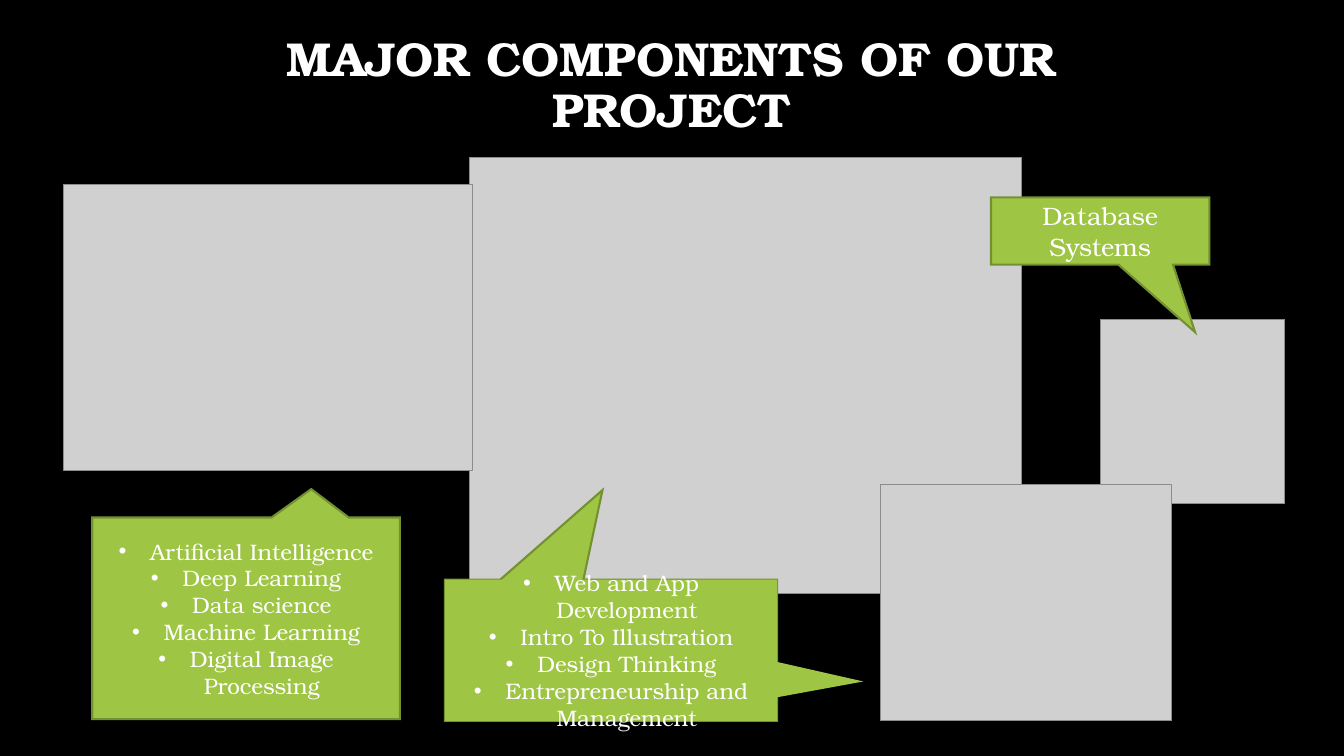
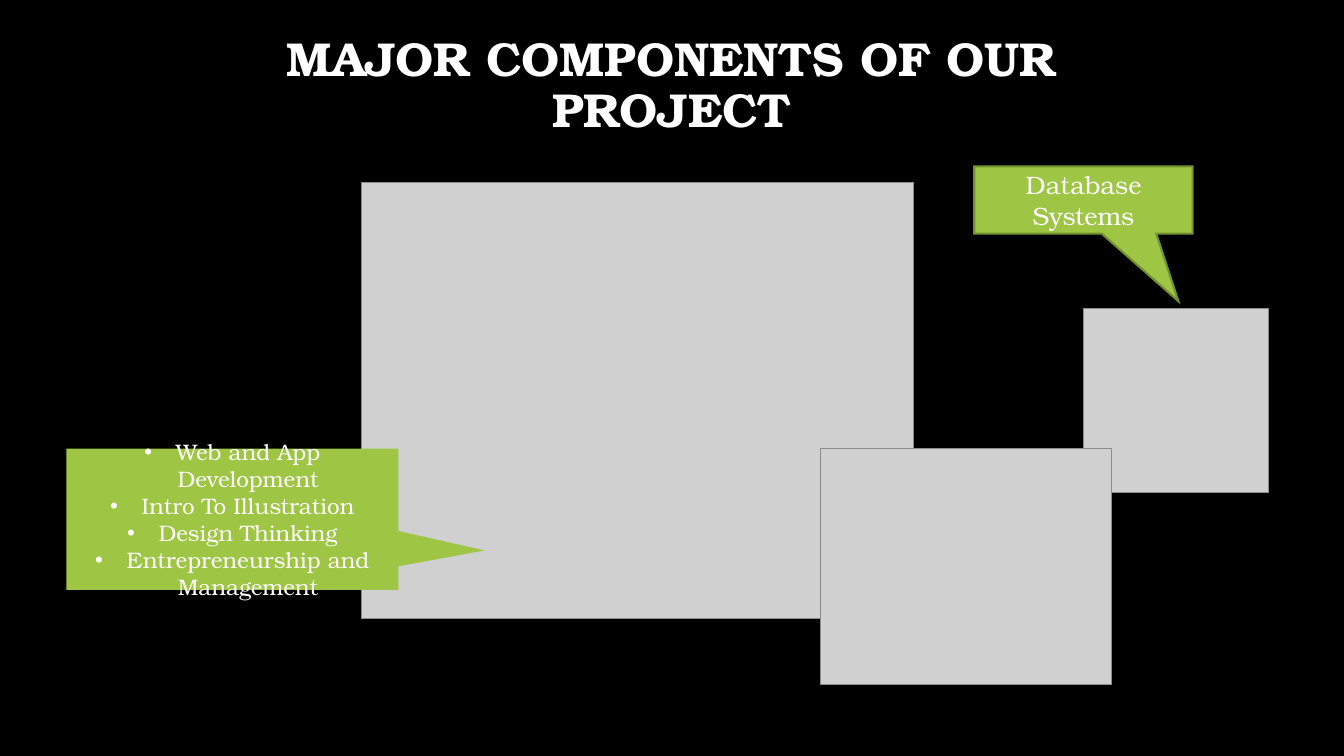
Before and after one commit to aimanahmedmoin1997/FinalYearProject, a slide deck: slide 7 of Kaavish Evaluation I/Evaluation I.pptx. Drawn at 1344x756 pixels with LibreOffice and Linux fonts; fonts in the diff are those of the drawing; grey boxes stand for pictures; background and template pictures are left out. Boxes give left, top, right and bottom in pixels: in the first picture for what was removed or moved away, otherwise in the second. Text is boxed around its words. In the diff, an @@ line names an element or a change of style, - is before the commit and + after.

Commit message:
small changes to ppt

```diff
--- a/Kaavish Evaluation I/Evaluation I.pptx
+++ b/Kaavish Evaluation I/Evaluation I.pptx
@@ speech box "Database Systems": place and size @@
-speech box "Database Systems" at [991, 198, 1210, 265]
+speech box "Database Systems" at [975, 166, 1194, 234]
@@ picture removed at [64, 185, 473, 470] @@
@@ picture: place and size @@
-picture at [470, 157, 1022, 593]
+picture at [362, 182, 914, 618]
@@ picture: place and size @@
-picture at [1100, 320, 1285, 504]
+picture at [1084, 309, 1268, 493]
@@ speech box "Web and App Development": place and size @@
-speech box "Web and App Development" at [445, 580, 776, 721]
+speech box "Web and App Development" at [67, 449, 398, 590]
@@ picture: place and size @@
-picture at [881, 485, 1172, 721]
+picture at [821, 449, 1111, 685]
@@ speech box removed at [93, 517, 400, 719] @@
-• Artificial Intelligence
-• Deep Learning
-• Data science
-• Machine Learning
-• Digital Image Processing
@@ speech box removed at [445, 580, 776, 721] @@
-Web and App Development
```
Also in this commit, not shown: 2 other slides changed.
